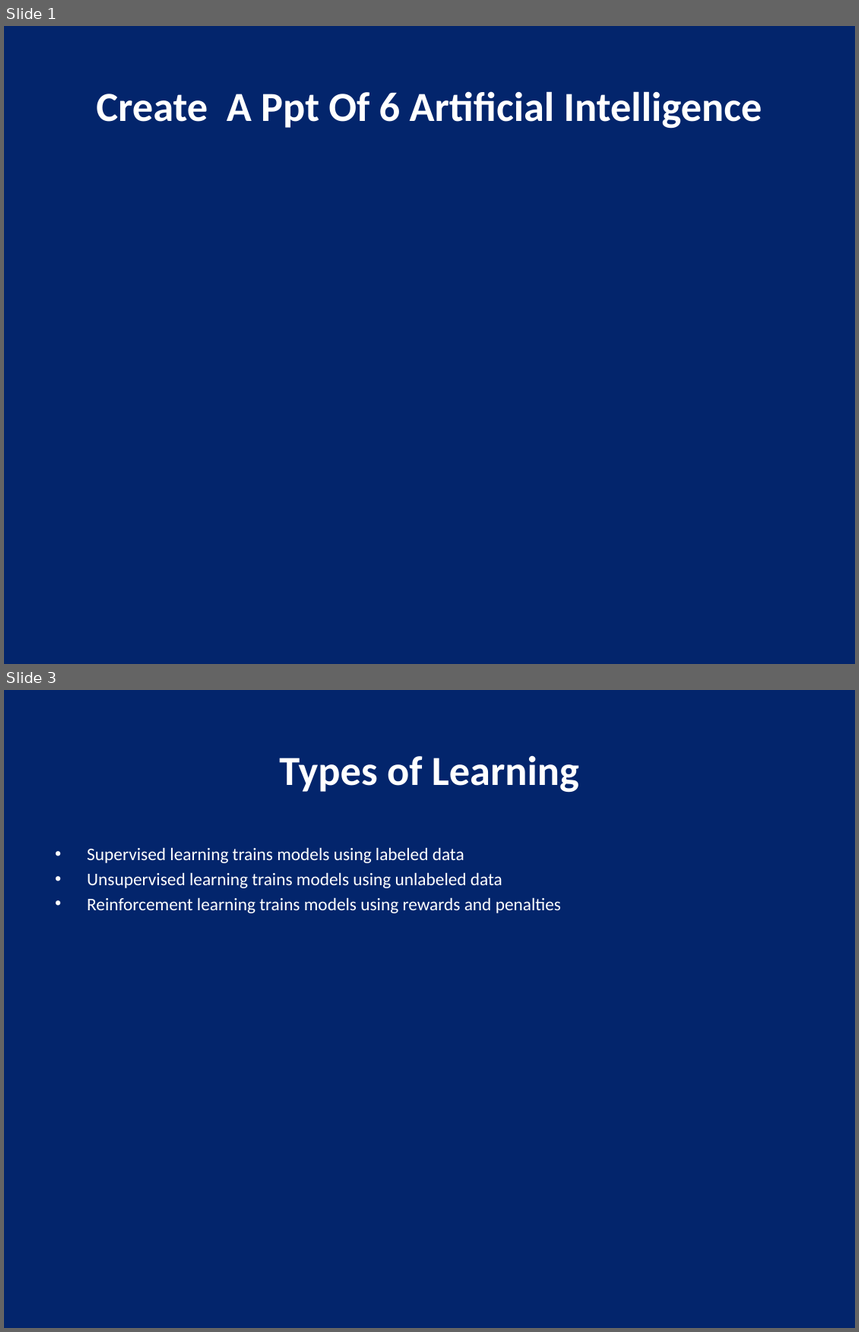
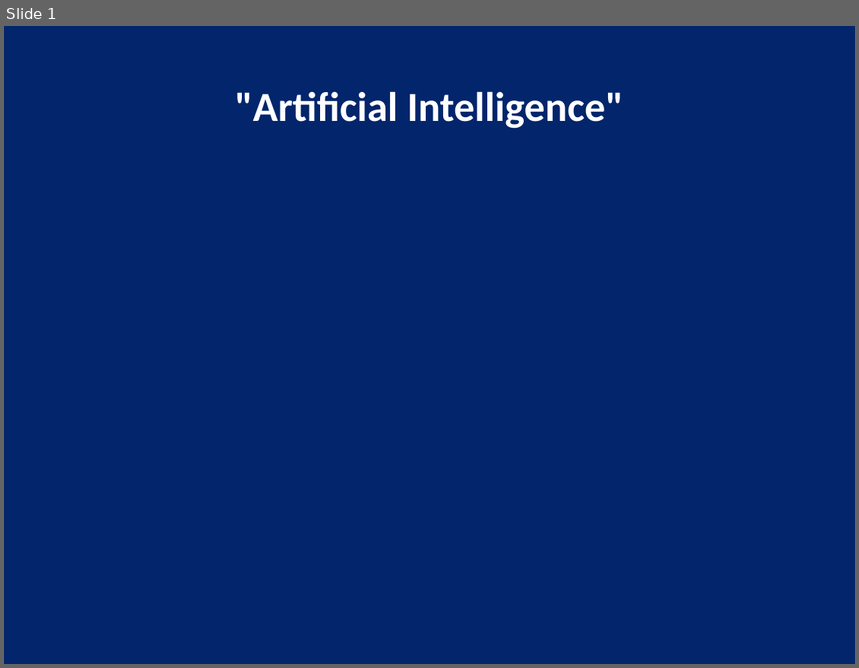
Before and after one commit to Shanaaz-77/auto_ppt_agent, a slide deck: generated_ppts/artificial_intelligence_presentation.pptx. Shown one above the other, each under a label of ours: slides 1 and 3 before the commit, slide 1 after it; the slides between them are not shown. The pictures are 859x1332 and 859x668 pixels, drawn with LibreOffice and Linux fonts; fonts in the diff are those of the drawing. Boxes give left, top, right and bottom in pixels: in the first picture for what was removed or moved away, otherwise in the second. Text is boxed around its words. In the diff, an @@ line names an element or a change of style, - is before the commit and + after.

```diff
--- a/generated_ppts/artificial_intelligence_presentation.pptx
+++ b/generated_ppts/artificial_intelligence_presentation.pptx
@@ slide 3 removed at [4, 690, 855, 1328], background #03256C @@
@@ title removed at [279, 756, 579, 793] @@
-Types of Learning
@@ text removed at [87, 847, 561, 913] @@
-• Supervised learning trains models using labeled data
-• Unsupervised learning trains models using unlabeled data
-• Reinforcement learning trains models using rewards and penalties
@@ slide 1 changed as well @@
@@ title at [235, 91, 624, 129]: text changed @@
-Create A Ppt Of 6 Artificial Intelligence
+"Artificial Intelligence"
```
Also in this commit, not shown: 2 other slides changed, 3 slides added, 3 other slides removed, 1 other file.
